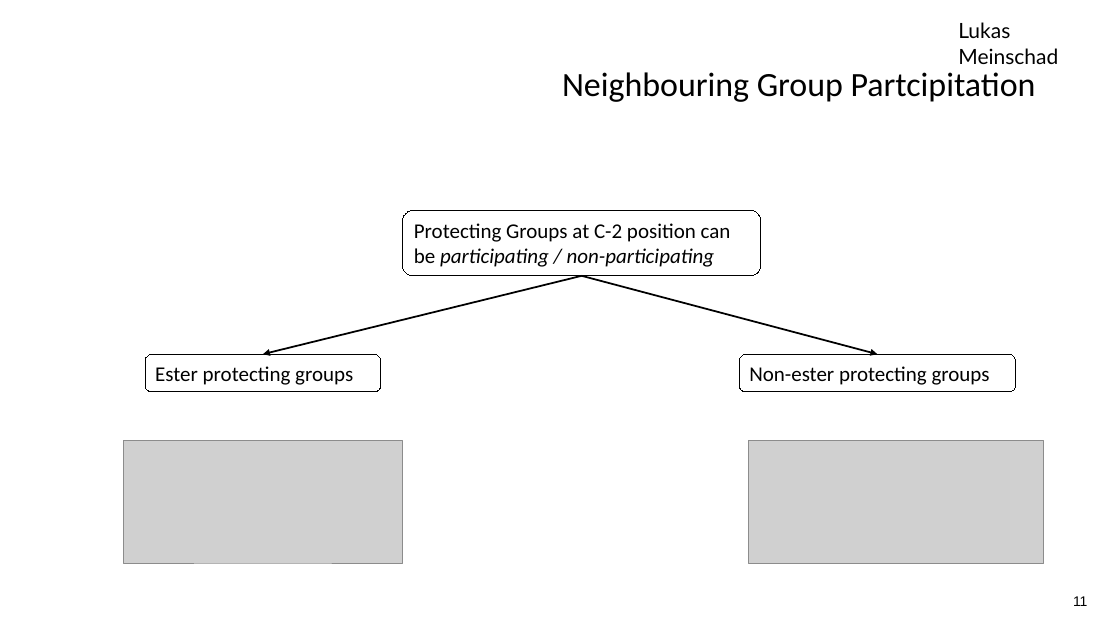
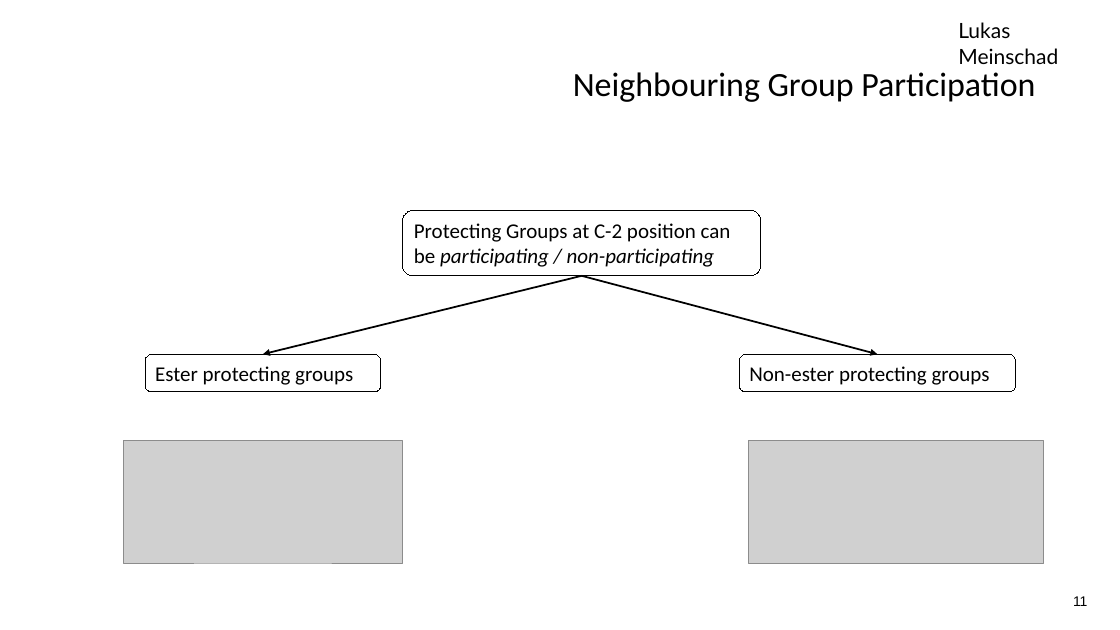
Before and after one commit to LukasMeinschad/Studium, a slide deck: slide 11 of Chemie/OC/Seminar/Seminartalk_OC_Lukas_Meinschad.pptx. Drawn at 1120x630 pixels with LibreOffice and Linux fonts; fonts in the diff are those of the drawing; grey boxes stand for pictures; background and template pictures are left out. Boxes give left, top, right and bottom in pixels: in the first picture for what was removed or moved away, otherwise in the second. Text is boxed around its words. In the diff, an @@ line names an element or a change of style, - is before the commit and + after.

```diff
--- a/Chemie/OC/Seminar/Seminartalk_OC_Lukas_Meinschad.pptx
+++ b/Chemie/OC/Seminar/Seminartalk_OC_Lukas_Meinschad.pptx
@@ title at [573, 72, 1035, 102]: text changed @@
-Neighbouring Group Partcipitation
+Neighbouring Group Participation
```
Also in this commit, not shown: 4 other slides changed, 4 other files.
